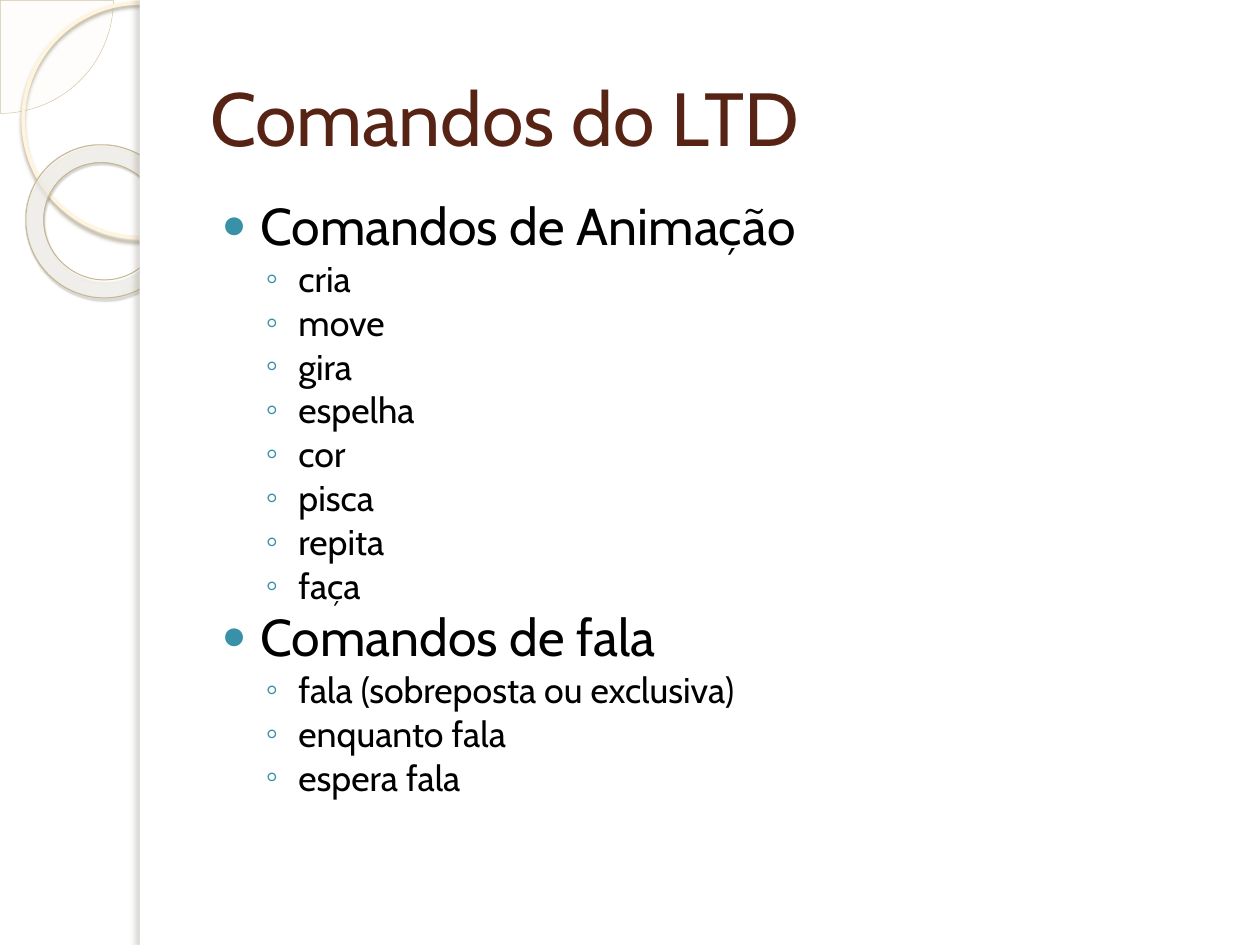
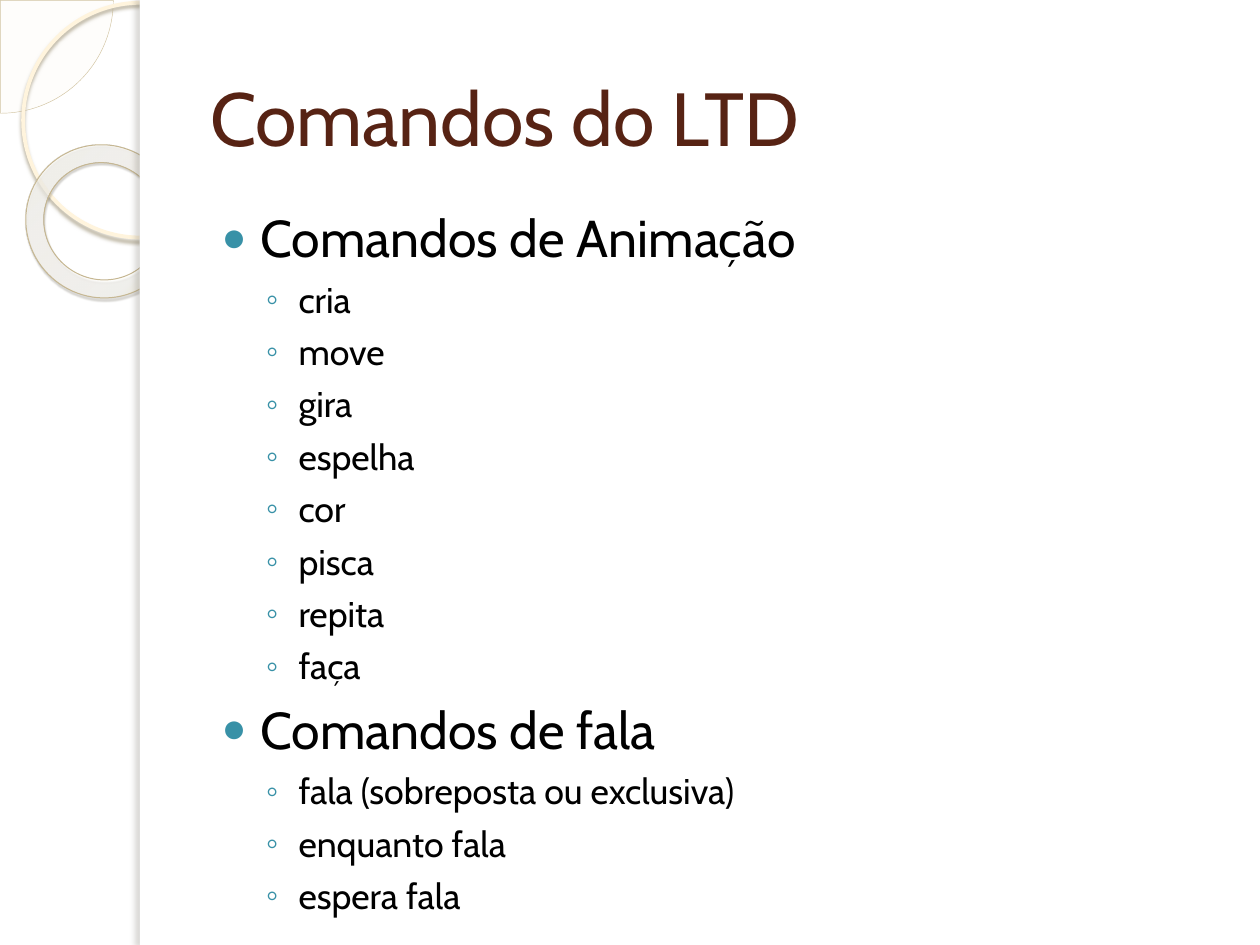
Before and after one commit to wendeldavid/soundwave, a slide deck: slide 16 of docs/tcc/Implementação de Suporta à Programação e Interpretação da.pptx (slide 15 before the commit). Drawn at 1260x945 pixels with LibreOffice and Linux fonts; fonts in the diff are those of the drawing; background and template pictures are left out. Boxes give left, top, right and bottom in pixels: in the first picture for what was removed or moved away, otherwise in the second. Text is boxed around its words. In the diff, an @@ line names an element or a change of style, - is before the commit and + after.

```diff
--- a/docs/tcc/Implementação de Suporta à Programação e Interpretação da.pptx
+++ b/docs/tcc/Implementação de Suporta à Programação e Interpretação da.pptx
@@ text "Comandos de Animação" at (x1=261, y1=218, x2=796, y2=865): line spacing 0.8 to 1 @@
```
Also in this commit, not shown: 3 other slides changed, 4 slides added, 1 other file.
